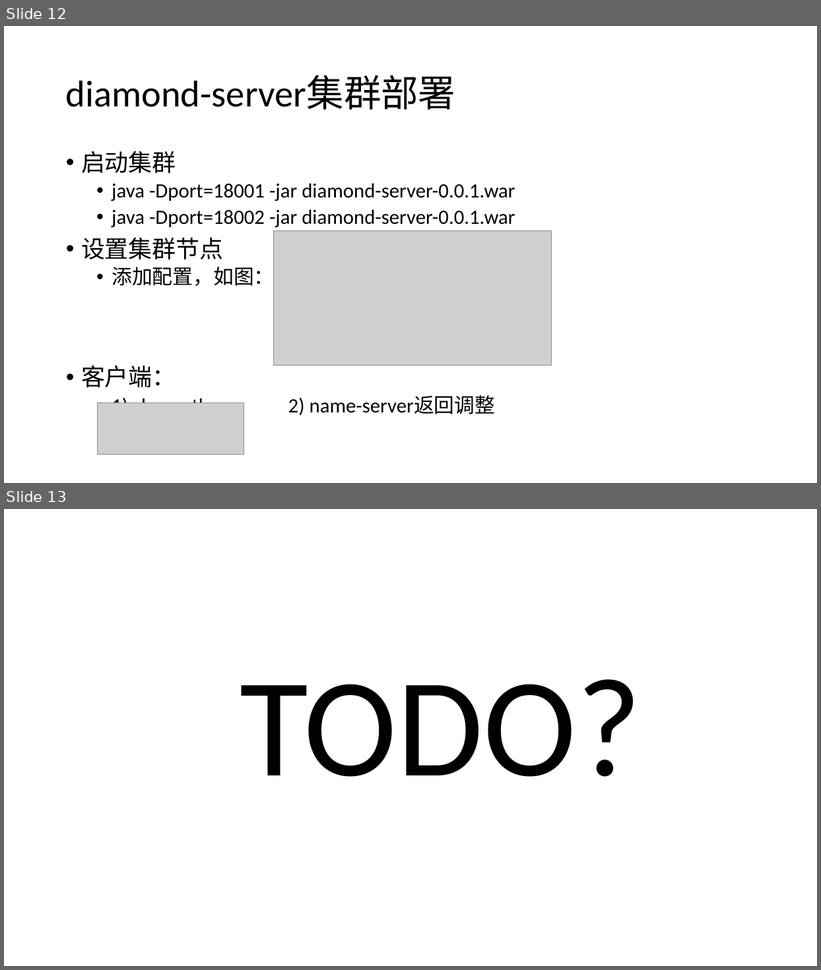
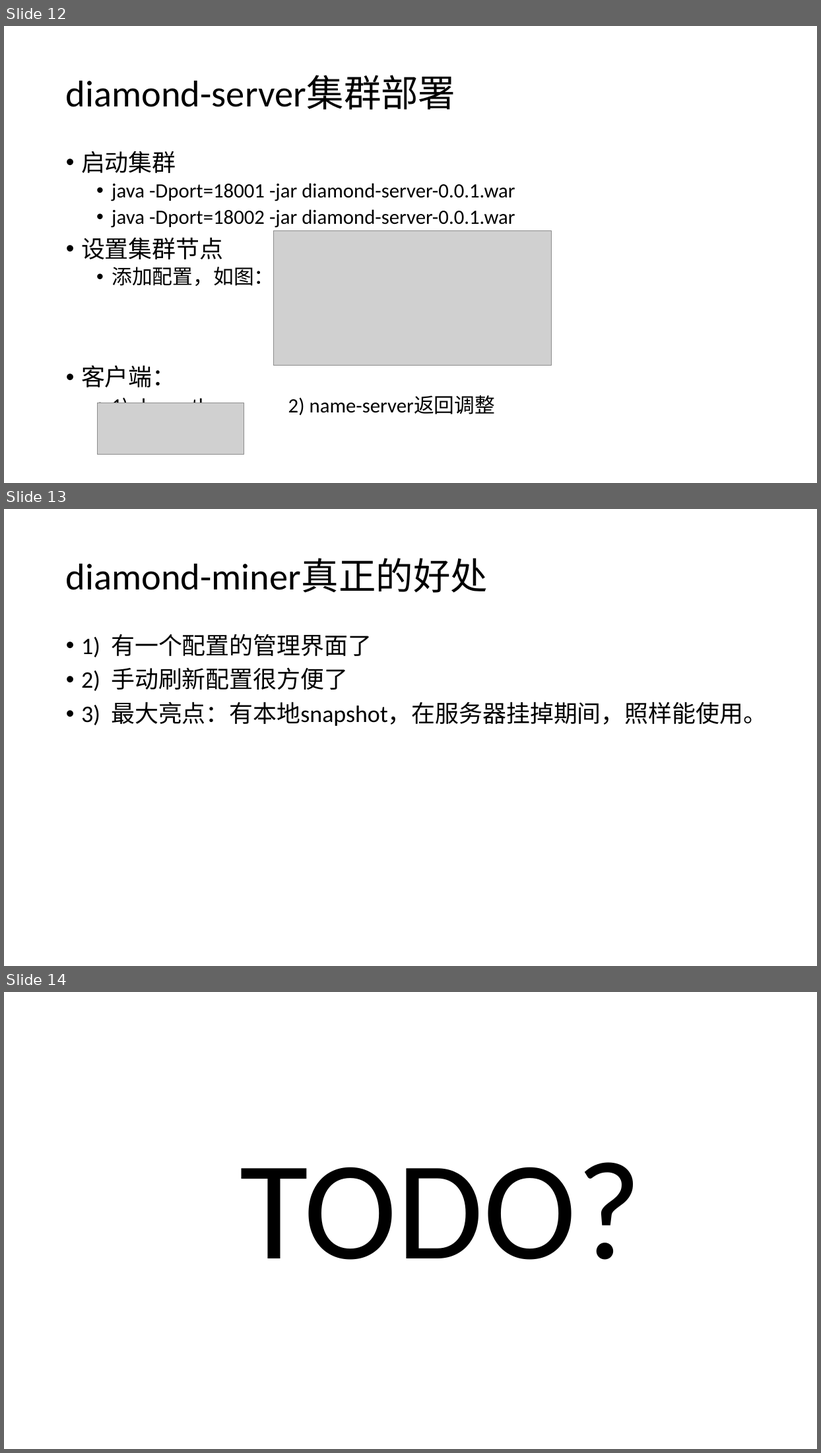
Before and after one commit to bingoohuang/diamond-miner, a slide deck: Diamond Miner Intro.pptx. Shown one above the other, each under a label of ours: slides 12 and 13 before the commit, slides 12, 13 and 14 after it. The pictures are 821x970 and 821x1453 pixels, drawn with LibreOffice and Linux fonts; fonts in the diff are those of the drawing; grey boxes stand for pictures. Boxes give left, top, right and bottom in pixels: in the first picture for what was removed or moved away, otherwise in the second. Text is boxed around its words. In the diff, an @@ line names an element or a change of style, - is before the commit and + after.

```diff
--- a/Diamond Miner Intro.pptx
+++ b/Diamond Miner Intro.pptx
@@ slide 13 added at [4,509,817,966], background #FFFFFF @@
@@ title added at [66,558,488,593], 44 pt, text #000000 @@
+diamond-miner真正的好处
@@ text added at [81,634,767,726], 28 pt, text #000000 @@
+• 1) 有一个配置的管理界面了
+• 2) 手动刷新配置很方便了
+• 3) 最大亮点：有本地snapshot，在服务器挂掉期间，照样能使用。
@@ what was slide 13 is now slide 14 @@
```
Also in this commit, not shown: 1 slide changed.
